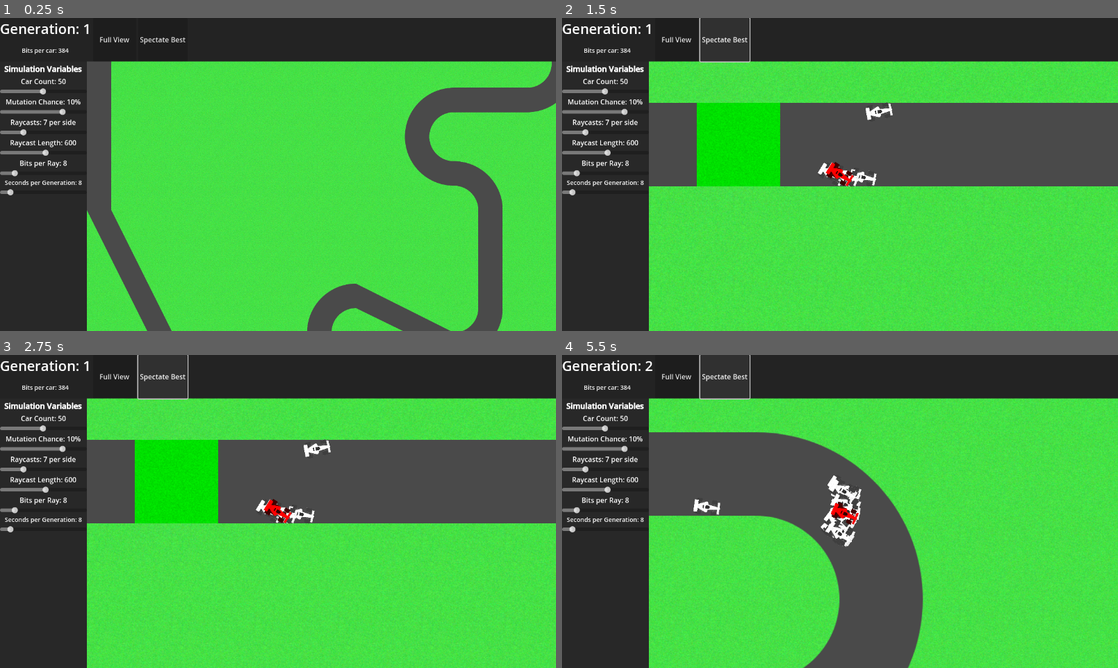
Above: before the commit, frames 1-4 (two rows, left to right).
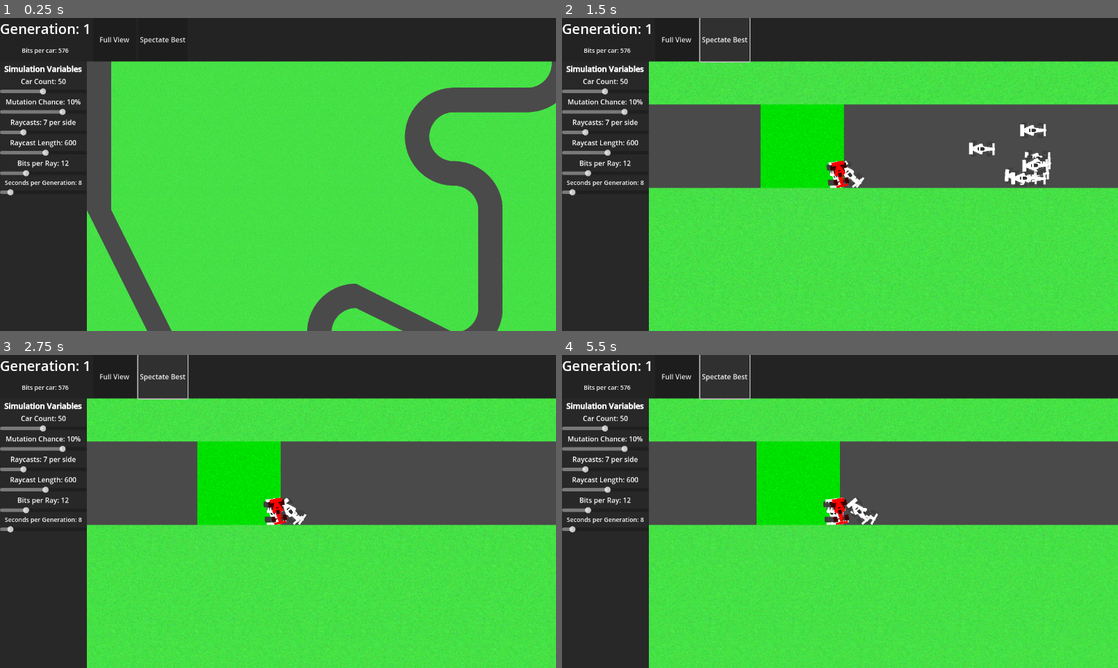
Above: after the commit, the same moments.

Repository: Seerban/Genetic-Self-Driving
Game: Godot game, scene res://Nodes/base.tscn
Same seed, same stepped clock (60 frames per second), same inputs: the game is played once before the commit and once after it.
Inputs:
- Up to frame 1 (0.25 s): no input
- Up to frame 2 (1.5 s): click "Full View" at 0.5 s; click "Spectate Best" at 1.25 s
- Up to frame 3 (2.75 s): hold D from 2.03 s (still down)
- Up to frame 4 (5.5 s): release D at 2.78 s; hold S 2.78-3.53 s; hold D 3.53-4.28 s; hold W 4.28-5.03 s; hold A from 5.03 s (still down)

The runs differ from the first frame. In frame 1, 0.2% of the frame differs, in the area x 2-13%, y 9-51%; in frame 2, 8.3%; in frame 3, 7.5%; in frame 4, 26%, in the area x 2-100%, y 2-100%.

Commit message:
Improved eval function & enabled wall collisions

Diff:
--- a/Nodes/base.tscn
+++ b/Nodes/base.tscn
@@ -161,7 +161,7 @@
 
 [node name="BitsLabel" type="Label" parent="UI/Sidebar"]
 layout_mode = 2
-text = "Bits per Ray: 8"
+text = "Bits per Ray: 12"
 label_settings = SubResource("LabelSettings_2pays")
 horizontal_alignment = 1
 
@@ -170,7 +170,7 @@
 min_value = 4.0
 max_value = 32.0
 page = 1.0
-value = 8.0
+value = 12.0
 rounded = true
 
 [node name="TimeLabel" type="Label" parent="UI/Sidebar"]
--- a/Scripts/base.gd
+++ b/Scripts/base.gd
@@ -13,7 +13,7 @@
 @export var generation = 0
 @export var car_count = 50
 @export var rays = 7 # per side + 1 middle
-@export var bits_accuracy = 8
+@export var bits_accuracy = 12
 @export var ray_len = 600
 @export var mutation_chance = 0.1
 
@@ -47,12 +47,8 @@
 	var max_index = 0
 	var best_dist = 0
 	for i in range( len(cars) ):
-		if not is_instance_valid(cars[i]): continue
-		if cars[i].tiles_travelled > max_dist:
-			max_dist = cars[i].tiles_travelled
-			max_index = i
-		if cars[i].tiles_travelled == max_dist and cars[i].distance < best_dist:
-			max_dist = cars[i].tiles_travelled
+		if cars[i].distance > max_dist:
+			max_dist = cars[i].distance
 			max_index = i
 	return cars[max_index]
 
@@ -117,6 +113,7 @@
 	ui.get_node("Sidebar/TimeLabel").text = "Seconds per Generation: " + str(int(value))
 
 func _on_timer_timeout() -> void:
+	return
 	var exists = false
 	for i in cars:
 		if i.acceleration != 0:
--- a/Scripts/car.gd
+++ b/Scripts/car.gd
@@ -1,24 +1,22 @@
 extends CharacterBody2D
 class_name Car
+
+# Variables managed by base.gd when spawned
 
 @export var code : String
 
 var raycasts : Array[GeneticRayCast2D]
-@export var tiles_travelled : int = 0
-@export var frames_on_wall : int = 0
 @export var distance : float
-var last_tile : Vector2i = Vector2i(0, 0)
 
-@export var acceleration = 20
-@export var top_speed = 1000
-@export var max_turn = 3
-@export var turn_speed_factor = 2 #1 means no turning at max speed
-@export var front_aero = 0.98
-@export var sideways_aero = 0.96
-@export var collision_penalty = 0.8
+var acceleration = 1
+var top_speed = 1500
+var max_turn = 3
+var turn_speed_factor = 2 # speed negative influence over turning (1 = no turning at maxspeed)
+var front_aero = 0.985
+var sideways_aero = 0.95
 
 @export var raycast_length = 500
-@export var raycast_count = 3 #per side + 1 middle
+@export var raycast_count = 3 # per side + 1 middle
 
 @onready var track : TileMapLayer
 
@@ -58,7 +56,7 @@
 	x = clamp(x, -1, 1)
 	var turn_mult = 0
 
-	if velocity.length() > top_speed / 4:
+	if velocity.length() > top_speed * 0.1:
 		var speed_ratio = clamp(velocity.length() / (top_speed * turn_speed_factor), 0, 1)
 		turn_mult = max_turn * (1.0 - speed_ratio)  # Less turn at high speed
 	else:
@@ -75,12 +73,10 @@
 func forces() -> void:
 	var sideways_vel = velocity.dot( Vector2(0, 1).rotated( rotation ) )
 	var front_vel = velocity.dot( Vector2(1, 0).rotated( rotation ) )
-	if front_vel < 0: collision()
 	velocity = Vector2( front_vel * front_aero , sideways_vel * sideways_aero ).rotated( rotation )
 
 func _physics_process(delta: float) -> void:
 	forces()
-	update_tile()
 	var turn_factor = 0
 	var accel_factor = 0
 	for i in range(0, len(raycasts) / 2):
@@ -98,18 +94,7 @@
 	#if name == "best": print(turn_factor)
 	turn(turn_factor)
 	accel(accel_factor)
-	distance += velocity.length()
+	distance += velocity.dot( Vector2(1, 0).rotated( rotation ) )
 	if move_and_slide():
-		collision()
-
-func update_tile() -> void:
-	var tile_pos = track.local_to_map(global_position / track.scale)
-	if tile_pos != last_tile:
-		last_tile = tile_pos
-		tiles_travelled += 1
-		if tile_pos == track.start_cell and tiles_travelled < 30 and tiles_travelled > 2: queue_free()
-
-func collision() -> void:
-	acceleration = 0
-	frames_on_wall += 1
-	set_physics_process(false)
+		velocity = get_last_slide_collision().get_normal() * velocity.length() * 0.3
+		distance *= 0.8
